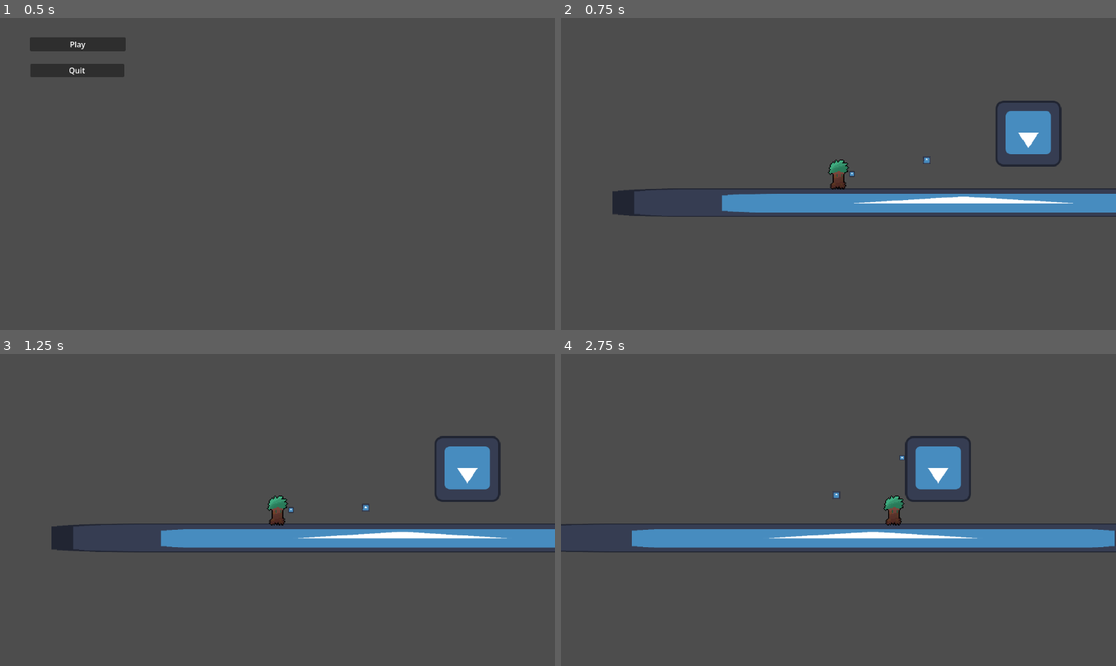
Above: before the commit, frames 1-4 (two rows, left to right).
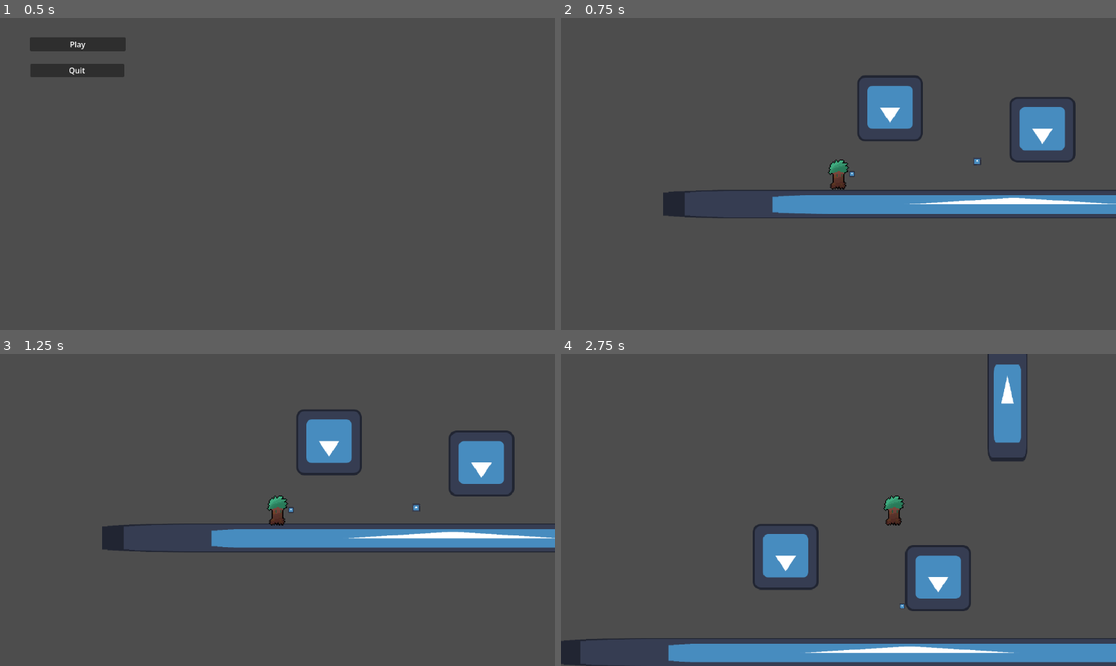
Above: after the commit, the same moments.

Repository: Crapulence1/hammer-time
Game: Godot game, scene res://Scenes/menu.tscn
Same seed, same stepped clock (60 frames per second), same inputs: the game is played once before the commit and once after it. The engine's default icon, where the game draws it, is replaced by a stand-in: a white triangle on a blue panel in a dark square.
Inputs (mouse positions are in pixels of both pictures, inside the frame that each line leads up to):
- Up to frame 1 (0.5 s): no input
- Up to frame 2 (0.75 s): click "Play" at 0.5 s
- Up to frame 3 (1.25 s): no input
- Up to frame 4 (2.75 s): move the mouse to (960, 494) at 1.27 s; hold D (Right) 1.28-2 s; tap Space (Jump) at 1.35, 1.52, 1.82 s; click (960, 494) at 1.42 s; drag from (727, 525) to (899, 510) at 2.02 s

Frame 1 is identical in both runs. In frame 2, 6.2% of the frame differs, in the area x 9-100%, y 18-65%; in frame 3, 4.8%; in frame 4, 16%, in the area x 0-100%, y 0-100%.

Commit message:
Wall bounce fix and button intro

Diff:
--- /dev/null
+++ b/Scenes/button.tscn
@@ -0,0 +1,28 @@
+[gd_scene format=3 uid="uid://bx760wlt8boax"]
+
+[ext_resource type="Script" uid="uid://dw58n4frj0rv5" path="res://Scripts/button.gd" id="1_0kpiu"]
+[ext_resource type="Texture2D" uid="uid://dnn15wm15mqjv" path="res://icon.svg" id="2_smycg"]
+
+[sub_resource type="RectangleShape2D" id="RectangleShape2D_iju5o"]
+size = Vector2(128, 48)
+
+[sub_resource type="RectangleShape2D" id="RectangleShape2D_edukx"]
+size = Vector2(128, 20)
+
+[node name="button" type="StaticBody2D" unique_id=1814917011]
+script = ExtResource("1_0kpiu")
+
+[node name="Sprite2D" type="Sprite2D" parent="." unique_id=1209084838]
+scale = Vector2(1, 0.3828125)
+texture = ExtResource("2_smycg")
+
+[node name="CollisionShape2D" type="CollisionShape2D" parent="." unique_id=1278849539]
+shape = SubResource("RectangleShape2D_iju5o")
+
+[node name="Area2D" type="Area2D" parent="." unique_id=689539894]
+
+[node name="CollisionShape2D" type="CollisionShape2D" parent="Area2D" unique_id=519309826]
+position = Vector2(0, -24)
+shape = SubResource("RectangleShape2D_edukx")
+
+[connection signal="body_entered" from="Area2D" to="." method="_on_area_2d_body_entered"]
--- a/Scenes/hammer.tscn
+++ b/Scenes/hammer.tscn
@@ -8,82 +8,11 @@
 
 [sub_resource type="Animation" id="Animation_nvmri"]
 length = 0.001
-tracks/0/type = "value"
-tracks/0/imported = false
-tracks/0/enabled = true
-tracks/0/path = NodePath("../swing_hitbox:monitoring")
-tracks/0/interp = 1
-tracks/0/loop_wrap = true
-tracks/0/keys = {
-"times": PackedFloat32Array(0),
-"transitions": PackedFloat32Array(1),
-"update": 1,
-"values": [false]
-}
-tracks/1/type = "value"
-tracks/1/imported = false
-tracks/1/enabled = true
-tracks/1/path = NodePath("../swing_hitbox:monitorable")
-tracks/1/interp = 1
-tracks/1/loop_wrap = true
-tracks/1/keys = {
-"times": PackedFloat32Array(0),
-"transitions": PackedFloat32Array(1),
-"update": 1,
-"values": [false]
-}
-tracks/2/type = "value"
-tracks/2/imported = false
-tracks/2/enabled = true
-tracks/2/path = NodePath("../swing_hitbox:visible")
-tracks/2/interp = 1
-tracks/2/loop_wrap = true
-tracks/2/keys = {
-"times": PackedFloat32Array(0),
-"transitions": PackedFloat32Array(1),
-"update": 1,
-"values": [false]
-}
 
 [sub_resource type="Animation" id="Animation_ry3hk"]
 resource_name = "Swing"
+length = 0.2
 step = 0.2
-tracks/0/type = "value"
-tracks/0/imported = false
-tracks/0/enabled = true
-tracks/0/path = NodePath("../swing_hitbox:monitoring")
-tracks/0/interp = 1
-tracks/0/loop_wrap = true
-tracks/0/keys = {
-"times": PackedFloat32Array(0, 0.6),
-"transitions": PackedFloat32Array(1, 1),
-"update": 1,
-"values": [true, false]
-}
-tracks/1/type = "value"
-tracks/1/imported = false
-tracks/1/enabled = true
-tracks/1/path = NodePath("../swing_hitbox:monitorable")
-tracks/1/interp = 1
-tracks/1/loop_wrap = true
-tracks/1/keys = {
-"times": PackedFloat32Array(0, 0.6),
-"transitions": PackedFloat32Array(1, 1),
-"update": 1,
-"values": [true, false]
-}
-tracks/2/type = "value"
-tracks/2/imported = false
-tracks/2/enabled = true
-tracks/2/path = NodePath("../swing_hitbox:visible")
-tracks/2/interp = 1
-tracks/2/loop_wrap = true
-tracks/2/keys = {
-"times": PackedFloat32Array(0, 0.6),
-"transitions": PackedFloat32Array(1, 1),
-"update": 1,
-"values": [true, false]
-}
 
 [sub_resource type="AnimationLibrary" id="AnimationLibrary_3vd2r"]
 _data = {
@@ -128,14 +57,15 @@
 script = ExtResource("4_nvmri")
 projectile = NodePath("..")
 LAUNCH_VECTOR = Vector2(1, -1)
-LAUNCH_SPEED = 600
+LAUNCH_SPEED = 2000
 LAUNCH_DISTANCE = 700
 PULL_SPEED = 1200
 metadata/_custom_type_script = "uid://h6r8iouiai1p"
 
-[node name="SwingComponent" type="Node" parent="." unique_id=1598768060 node_paths=PackedStringArray("anim")]
+[node name="SwingComponent" type="Node" parent="." unique_id=1598768060 node_paths=PackedStringArray("anim", "hammer")]
 script = ExtResource("5_ry3hk")
 anim = NodePath("../Sprite2D/AnimationPlayer")
+hammer = NodePath("..")
 metadata/_custom_type_script = "uid://septijxcp532"
 
 [node name="collision_box" type="Area2D" parent="." unique_id=604316894]
@@ -144,9 +74,6 @@
 shape = SubResource("RectangleShape2D_l8gpf")
 
 [node name="swing_hitbox" type="Area2D" parent="." unique_id=822626926]
-visible = false
-monitoring = false
-monitorable = false
 
 [node name="CollisionShape2D" type="CollisionShape2D" parent="swing_hitbox" unique_id=1218421657]
 position = Vector2(56.5, 0.5)
--- a/Scenes/player.tscn
+++ b/Scenes/player.tscn
@@ -6,31 +6,96 @@
 [ext_resource type="PackedScene" uid="uid://xix3t6skxbag" path="res://Scenes/hammer.tscn" id="2_x3wgy"]
 [ext_resource type="Texture2D" uid="uid://b024oqrpoxx01" path="res://Sprites/Spring_Player_Walk.png" id="6_x3wgy"]
 
+[sub_resource type="RectangleShape2D" id="RectangleShape2D_fkybt"]
+size = Vector2(60, 134)
+
 [sub_resource type="RectangleShape2D" id="RectangleShape2D_cvnsp"]
 size = Vector2(80, 113)
 
-[sub_resource type="RectangleShape2D" id="RectangleShape2D_fkybt"]
-size = Vector2(60, 134)
+[sub_resource type="Animation" id="Animation_fkybt"]
+resource_name = "Left"
+tracks/0/type = "value"
+tracks/0/imported = false
+tracks/0/enabled = true
+tracks/0/path = NodePath("flipper:scale")
+tracks/0/interp = 1
+tracks/0/loop_wrap = true
+tracks/0/keys = {
+"times": PackedFloat32Array(0),
+"transitions": PackedFloat32Array(1),
+"update": 0,
+"values": [Vector2(-1, 1)]
+}
 
-[node name="player" type="CharacterBody2D" unique_id=1932963563 node_paths=PackedStringArray("input_component", "movement_component", "hammer")]
+[sub_resource type="Animation" id="Animation_x3wgy"]
+length = 0.001
+tracks/0/type = "value"
+tracks/0/imported = false
+tracks/0/enabled = true
+tracks/0/path = NodePath("flipper:scale")
+tracks/0/interp = 1
+tracks/0/loop_wrap = true
+tracks/0/keys = {
+"times": PackedFloat32Array(0),
+"transitions": PackedFloat32Array(1),
+"update": 0,
+"values": [Vector2(1, 1)]
+}
+
+[sub_resource type="Animation" id="Animation_3smsa"]
+resource_name = "Right"
+tracks/0/type = "value"
+tracks/0/imported = false
+tracks/0/enabled = true
+tracks/0/path = NodePath("flipper:scale")
+tracks/0/interp = 1
+tracks/0/loop_wrap = true
+tracks/0/keys = {
+"times": PackedFloat32Array(0),
+"transitions": PackedFloat32Array(1),
+"update": 0,
+"values": [Vector2(1, 1)]
+}
+
+[sub_resource type="AnimationLibrary" id="AnimationLibrary_8erm5"]
+_data = {
+&"Left": SubResource("Animation_fkybt"),
+&"RESET": SubResource("Animation_x3wgy"),
+&"Right": SubResource("Animation_3smsa")
+}
+
+[node name="player" type="CharacterBody2D" unique_id=1932963563 node_paths=PackedStringArray("input_component", "movement_component", "hammer", "anim")]
 collision_layer = 2
 collision_mask = 9
 script = ExtResource("1_vgqql")
 input_component = NodePath("InputComponent")
 movement_component = NodePath("MovementComponent")
-hammer = NodePath("hammer")
+hammer = NodePath("flipper/hammer")
+anim = NodePath("AnimationPlayer")
 
-[node name="Sprite2D" type="Sprite2D" parent="." unique_id=1042822627]
+[node name="flipper" type="Node2D" parent="." unique_id=1756015526]
+
+[node name="Sprite2D" type="Sprite2D" parent="flipper" unique_id=1042822627]
 scale = Vector2(3.605, 3.605)
 texture = ExtResource("6_x3wgy")
 hframes = 3
 
-[node name="hammer" parent="." unique_id=914817786 node_paths=PackedStringArray("input_component", "movement_component", "hammer_return_spot", "body") instance=ExtResource("2_x3wgy")]
+[node name="hammer" parent="flipper" unique_id=914817786 node_paths=PackedStringArray("input_component", "movement_component", "hammer_return_spot", "player") instance=ExtResource("2_x3wgy")]
 position = Vector2(50, 0)
-input_component = NodePath("../InputComponent")
-movement_component = NodePath("../MovementComponent")
+collision_mask = 0
+input_component = NodePath("../../InputComponent")
+movement_component = NodePath("../../MovementComponent")
 hammer_return_spot = NodePath("../hammer_return_spot")
-body = NodePath("..")
+player = NodePath("../..")
+
+[node name="hammer_return_spot" type="Node2D" parent="flipper" unique_id=262716220]
+position = Vector2(50, 0)
+
+[node name="hammer_return_area" type="Area2D" parent="flipper" unique_id=21415076]
+position = Vector2(50, 0)
+
+[node name="CollisionShape2D" type="CollisionShape2D" parent="flipper/hammer_return_area" unique_id=963499398]
+shape = SubResource("RectangleShape2D_fkybt")
 
 [node name="CollisionShape2D" type="CollisionShape2D" parent="." unique_id=927895047]
 position = Vector2(0, 1.5)
@@ -46,20 +111,15 @@
 
 [node name="MovementComponent" type="Node" parent="." unique_id=1389720200 node_paths=PackedStringArray("body")]
 script = ExtResource("1_cvnsp")
-SPEED = 900
+TOP_SPEED = 900
+ACCELERATION = 400
 AIR_SPEED = 200
 JUMP_FORCE = 500
 GRAVITY = 2
 body = NodePath("..")
 metadata/_custom_type_script = "uid://beixirl5v2ho"
 
-[node name="hammer_return_spot" type="Node2D" parent="." unique_id=262716220]
-position = Vector2(50, 0)
+[node name="AnimationPlayer" type="AnimationPlayer" parent="." unique_id=1150112344]
+libraries/ = SubResource("AnimationLibrary_8erm5")
 
-[node name="hammer_return_area" type="Area2D" parent="." unique_id=21415076]
-
-[node name="CollisionShape2D" type="CollisionShape2D" parent="hammer_return_area" unique_id=963499398]
-position = Vector2(52, 0)
-shape = SubResource("RectangleShape2D_fkybt")
-
-[connection signal="area_entered" from="hammer_return_area" to="hammer" method="_on_hammer_return_area_area_entered"]
+[connection signal="area_entered" from="flipper/hammer_return_area" to="flipper/hammer" method="_on_hammer_return_area_area_entered"]
--- a/Scenes/test_area.tscn
+++ b/Scenes/test_area.tscn
@@ -9,7 +9,6 @@
 size = Vector2(124.254425, 111.16681)
 
 [node name="testArea" type="Node2D" unique_id=1830321723]
-position = Vector2(207, -25)
 
 [node name="platform" type="StaticBody2D" parent="." unique_id=172327272]
 position = Vector2(1305, 854)
@@ -38,11 +37,14 @@
 shape = SubResource("RectangleShape2D_15qo1")
 
 [node name="player" parent="." unique_id=1932963563 instance=ExtResource("2_3n873")]
-position = Vector2(842, 723)
+position = Vector2(655, 718)
 
 [node name="upgrade_orb" parent="." unique_id=508046751 instance=ExtResource("3_3n873")]
 position = Vector2(1169, 726)
 
 [node name="wall_bounce" parent="." unique_id=1227097195 instance=ExtResource("4_15qo1")]
-position = Vector2(1546, 598)
-BOUNCE_VECTOR = Vector2(-0.5, -2)
+position = Vector2(1411, 578)
+
+[node name="wall_bounce2" parent="." unique_id=1799693114 instance=ExtResource("4_15qo1")]
+position = Vector2(846, 499)
+scale = Vector2(-1, 1)
--- a/Scenes/wall_bounce.tscn
+++ b/Scenes/wall_bounce.tscn
@@ -9,9 +9,12 @@
 [sub_resource type="RectangleShape2D" id="RectangleShape2D_ugb7d"]
 size = Vector2(81, 240)
 
-[node name="wall_bounce" type="StaticBody2D" unique_id=1227097195]
+[node name="wall_bounce" type="StaticBody2D" unique_id=1227097195 node_paths=PackedStringArray("RAYCAST", "hitbox")]
 script = ExtResource("1_ssa0c")
-BOUNCE_SPEED = 500
+RAYCAST = NodePath("RayCast2D")
+BOUNCE_SPEED = 1000
+new_air_speed = 20
+hitbox = NodePath("hitbox")
 
 [node name="Sprite2D" type="Sprite2D" parent="." unique_id=2104123530]
 rotation = 3.1415927
@@ -27,4 +30,5 @@
 position = Vector2(-123, -2)
 shape = SubResource("RectangleShape2D_ugb7d")
 
-[connection signal="area_entered" from="hitbox" to="." method="_on_hitbox_area_entered"]
+[node name="RayCast2D" type="RayCast2D" parent="." unique_id=437181620]
+target_position = Vector2(-200, -200)
--- a/Scripts/Components/MovementComponent.gd
+++ b/Scripts/Components/MovementComponent.gd
@@ -1,7 +1,8 @@
 extends Node
 class_name MovementComponent
 
-@export var SPEED : int
+@export var TOP_SPEED : int
+@export var ACCELERATION : int
 @export var AIR_SPEED : int
 @export var GROUND_FRICTION : float
 @export var JUMP_FORCE : int
@@ -12,6 +13,13 @@
 var dir : int
 var wants_jump : bool
 var has_double_jump : bool = true
+var turning_in_air : bool = false
+
+var current_air_speed : int
+
+
+func _ready() -> void:
+	SignalManager.connect("bounced",set_air_speed)
 
 func tick(delta : float) -> void:
 	if DISABLE_PHYSICS:
@@ -24,7 +32,12 @@
 			body.velocity.y = -JUMP_FORCE
 
 		#Ground Movement
-		body.velocity.x = SPEED * dir
+		body.velocity.x = move_toward(body.velocity.x, TOP_SPEED * dir, ACCELERATION)
+
+		#Sets Air Speed
+		current_air_speed = AIR_SPEED
+
+		turning_in_air = false
 
 	if not body.is_on_floor():
 
@@ -32,8 +45,19 @@
 		body.velocity += body.get_gravity() * GRAVITY * delta
 
 		#Air Control
-		if dir != sign(body.velocity.x) and dir != 0:
-			body.velocity.x = move_toward(body.velocity.x, dir * SPEED, AIR_SPEED)
+		if (dir != sign(body.velocity.x) and dir != 0): #if holding opposite direction of movement while in air
+			turning_in_air = true #turns on latch
 
+		if turning_in_air:
+			body.velocity.x = move_toward(body.velocity.x, dir * TOP_SPEED, current_air_speed) #allows for mid air turning
+
+		if (dir == 0):
+			turning_in_air = false
+
+		#Double Jump
 		if wants_jump and has_double_jump:
 			body.velocity.y = -JUMP_FORCE
+
+
+func set_air_speed(new_air_speed : int) -> void:
+	current_air_speed = new_air_speed
--- a/Scripts/Components/SwingComponent.gd
+++ b/Scripts/Components/SwingComponent.gd
@@ -1,7 +1,11 @@
 extends Node
 class_name SwingComponent
 
+
 @export var anim : AnimationPlayer
+@export var hammer : Hammer
+@export var player : Player
 
 func swing() -> void:
+	SignalManager.emit_signal("swing", hammer.get_node("swing_hitbox"), player)
 	anim.play("Swing")
--- a/Scripts/Globals/Global.gd
+++ b/Scripts/Globals/Global.gd
@@ -1,16 +1,25 @@
 extends Node
+
+
+#Global variables
+var hammer : Hammer
+var player : Player
+
+
+
+
 #Global functions
 
 # Called every frame. 'delta' is the elapsed time since the previous frame.
 func _process(delta: float) -> void:
-    if Input.is_action_pressed("Escape"):
-        get_tree().quit()
+	if Input.is_action_pressed("Escape"):
+		get_tree().quit()
 
 func enable_top_level(body : Node2D) -> void:
-    var initial_pos : Vector2
-    initial_pos = body.global_position#saves current position
-    body.top_level = true #makes position go whack | Makes node independent of parent node position wise
-    body.global_position = initial_pos #puts it back in its position
+	var initial_pos : Vector2
+	initial_pos = body.global_position#saves current position
+	body.top_level = true #makes position go whack | Makes node independent of parent node position wise
+	body.global_position = initial_pos #puts it back in its position
 
 func calculate_distance(initial_pos : Vector2, body : Node2D) -> float:
-    return (body.global_position - initial_pos).length()
+	return (body.global_position - initial_pos).length()
--- a/Scripts/Globals/SignalManager.gd
+++ b/Scripts/Globals/SignalManager.gd
@@ -1,8 +1,6 @@
 extends Node
 
 #Hammer/Hitbox
-signal swing
+signal bounced
 
-signal launch_finished
-
-signal stop_pulling
+signal swing(hammer_hitbox : Hammer, player : Player)
--- /dev/null
+++ b/Scripts/button.gd
@@ -0,0 +1,7 @@
+extends StaticBody2D
+
+signal button_pressed
+
+func _on_area_2d_body_entered(body: Node2D) -> void:
+	if body is Player or body is Hammer:
+		emit_signal("button_pressed")
--- a/Scripts/hammer.gd
+++ b/Scripts/hammer.gd
@@ -7,7 +7,7 @@
 @export var movement_component : MovementComponent
 @export var swing_component : SwingComponent
 @export var hammer_return_spot : Node2D
-@export var body : CharacterBody2D
+@export var player : Player
 @export var anim : AnimationPlayer
 
 signal bounced
@@ -15,11 +15,11 @@
 var throw_dir : int
 
 func _ready() -> void:
-	launch_component.body = body
+	Global.hammer = self
+	launch_component.body = player
 	connect("bounced", bounce)
 
 func _physics_process(delta: float) -> void:
-
 	#Setting component variables
 	launch_component.return_spot = hammer_return_spot
 	launch_component.movement_component = movement_component
@@ -27,17 +27,24 @@
 
 	#Throw
 	if input_component.is_throw_pressed and not throw_component.thrown:
+		set_collision_mask_value(1, true)
 		input_component.is_throw_pressed = false
 		throw_component.throw(throw_dir)
 
 	#Launch
 	if input_component.is_launch_pressed and not launch_component.launched:
+		set_collision_mask_value(1, true)
 		input_component.is_launch_pressed = false
 		launch_component.launch()
 
 	#Swing
+	swing_component.player = player
 	if input_component.is_swing_pressed and not anim.is_playing():
 		swing_component.swing()
+
+	if is_on_wall():
+		launch_component.stop_launch()
+		set_collision_mask_value(1, false)
 
 	move_and_slide()
 
@@ -51,6 +58,7 @@
 	velocity = Vector2.ZERO
 	top_level = false
 	global_position = hammer_return_spot.global_position
+	set_collision_mask_value(1, false)
 
 func bounce(BOUNCE_VECTOR : Vector2, BOUNCE_SPEED : int) -> void:
-	body.velocity = BOUNCE_VECTOR * BOUNCE_SPEED
+	player.velocity = BOUNCE_VECTOR * BOUNCE_SPEED
--- a/Scripts/player.gd
+++ b/Scripts/player.gd
@@ -1,8 +1,10 @@
 extends CharacterBody2D
+class_name Player
 
 @export var input_component : InputComponent
 @export var movement_component : MovementComponent
 @export var hammer : Hammer
+@export var anim : AnimationPlayer
 
 var facing_dir : int = 1
 
@@ -23,4 +25,13 @@
 
 	hammer.throw_dir = facing_dir
 
+	direction_checker()
+
 	move_and_slide()
+
+func direction_checker() -> void:
+	if movement_component.dir == 1:
+		anim.play("Right")
+	if movement_component.dir == -1:
+		anim.play("Left")
+	pass
--- a/Scripts/wall_bounce.gd
+++ b/Scripts/wall_bounce.gd
@@ -1,8 +1,26 @@
 extends StaticBody2D
 
-@export var BOUNCE_VECTOR : Vector2
+
+@export var RAYCAST : RayCast2D
 @export var BOUNCE_SPEED : int
+@export var new_air_speed : int
 
-func _on_hitbox_area_entered(area: Area2D) -> void:
-	if area.name == "swing_hitbox":
-		area.get_parent().emit_signal("bounced", BOUNCE_VECTOR, BOUNCE_SPEED)
+@export var hitbox : Area2D
+
+func _ready() -> void:
+	SignalManager.connect("swing", check_swing)
+
+	#Pasta?
+func check_swing(hammer_hitbox : Area2D, player : Player) -> void:
+
+	if hammer_hitbox.overlaps_area(hitbox):
+		player.velocity = (RAYCAST.to_global(RAYCAST.target_position) - RAYCAST.to_global(Vector2.ZERO)).normalized() * BOUNCE_SPEED
+		player.movement_component.set_air_speed(new_air_speed)
+		player.movement_component.turning_in_air = false
+
+		if player.facing_dir == 1:
+			player.anim.play("Left")
+			player.facing_dir= -1
+		elif player.facing_dir == -1:
+			player.anim.play("Right")
+			player.facing_dir = 1
Not shown, added: Scripts/button.gd.uid
Binary file added: Sprites/mushroom.ase
Binary file added: Sprites/mushroom.gif
